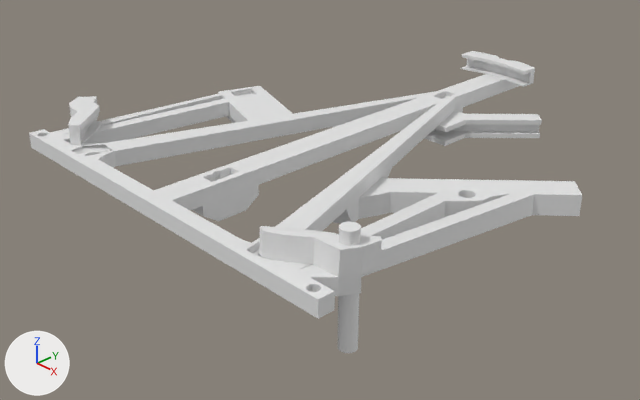
Two versions of the Blender file lib/3dModel/screenHolder.blend, one commit apart.
The view is the same before and after, from a 50 mm camera at (0.1118, -0.1117, 0.0618) aimed at (-0.0012, -0.0053, -0.0144). Arrows for +X, +Y and +Z are at lower left; the lights stay in place.

The older version as bpy lines, for what is in view:
```python
me_cube_020 = bpy.data.meshes.new('Cube.020')
me_cube_020.from_pydata(...)  # 4182 vertices, 3389 faces; spans x -0.016..0.016, y -0.015..0.969, z -0.055..0.058
me_cylinder_011 = bpy.data.meshes.new('Cylinder.011')
me_cylinder_011.from_pydata(...)  # a 100-sided cylinder along z spanning x -0.0485..0.0485, y -0.0485..0.0485, z -0.001..0.001
me_cylinder_026 = bpy.data.meshes.new('Cylinder.026')
me_cylinder_026.from_pydata(...)  # a 100-sided cylinder along z spanning x -0.001..0.001, y -0.001..0.001, z -0.0025..0.0025
ob_basis = bpy.data.objects.new('basis', me_cube_020)
ob_basis.location = (0.0, -0.0429, -0.0025)
ob_basis.scale = (2.67, 0.1, 0.1)
ob_holdplate = bpy.data.objects.new('holdPlate', me_cylinder_026)
ob_holdplate.location = (0.0364, -0.0351, -0.005)
ob_holdplate.rotation_euler = (0.0, 0.0, -0.787)  # degrees (0, 0, -45)
ob_holdplate.scale = (1.5, 1.5, 4.0)
ob_screen_001 = bpy.data.objects.new('screen.001', me_cylinder_011)
ob_screen_001.location = (0.0, 0.0, 0.0)
ob_screen_001.hide_set(True)
```
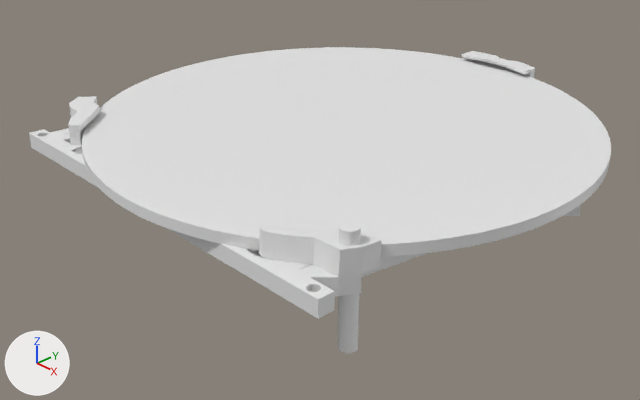
Boxes (x1, y1, x2, y2) around the edits, measured in the pictures (640 x 400 px):
'screen.001', shown
    after: (82, 47, 611, 257)
'basis', unchanged, covered by the edit
    before: (29, 51, 582, 319)
    after: (29, 51, 581, 319)

The edits, one by one:
Object 'screen.001' (ob_screen_001) is now shown.
